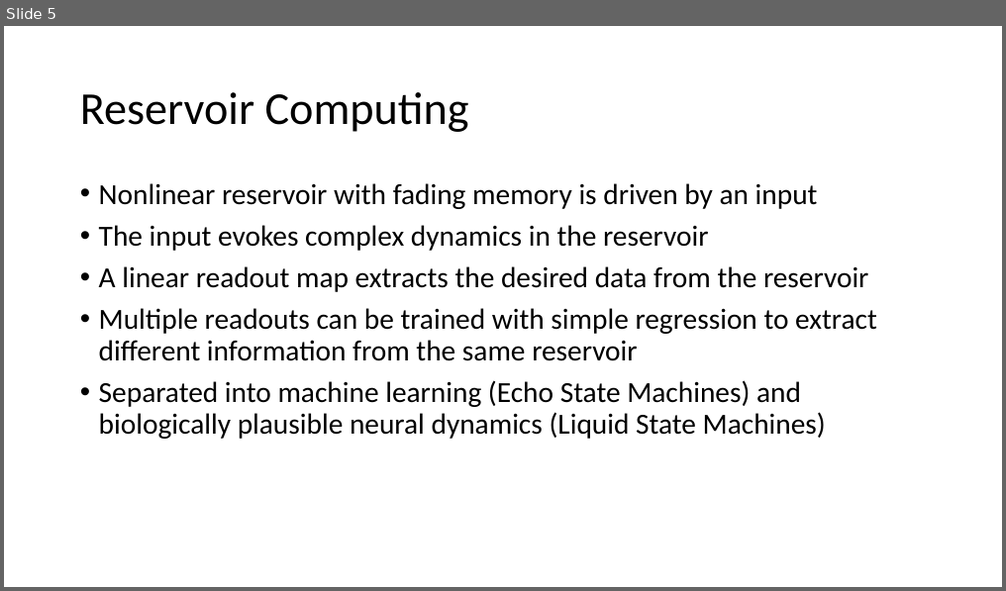
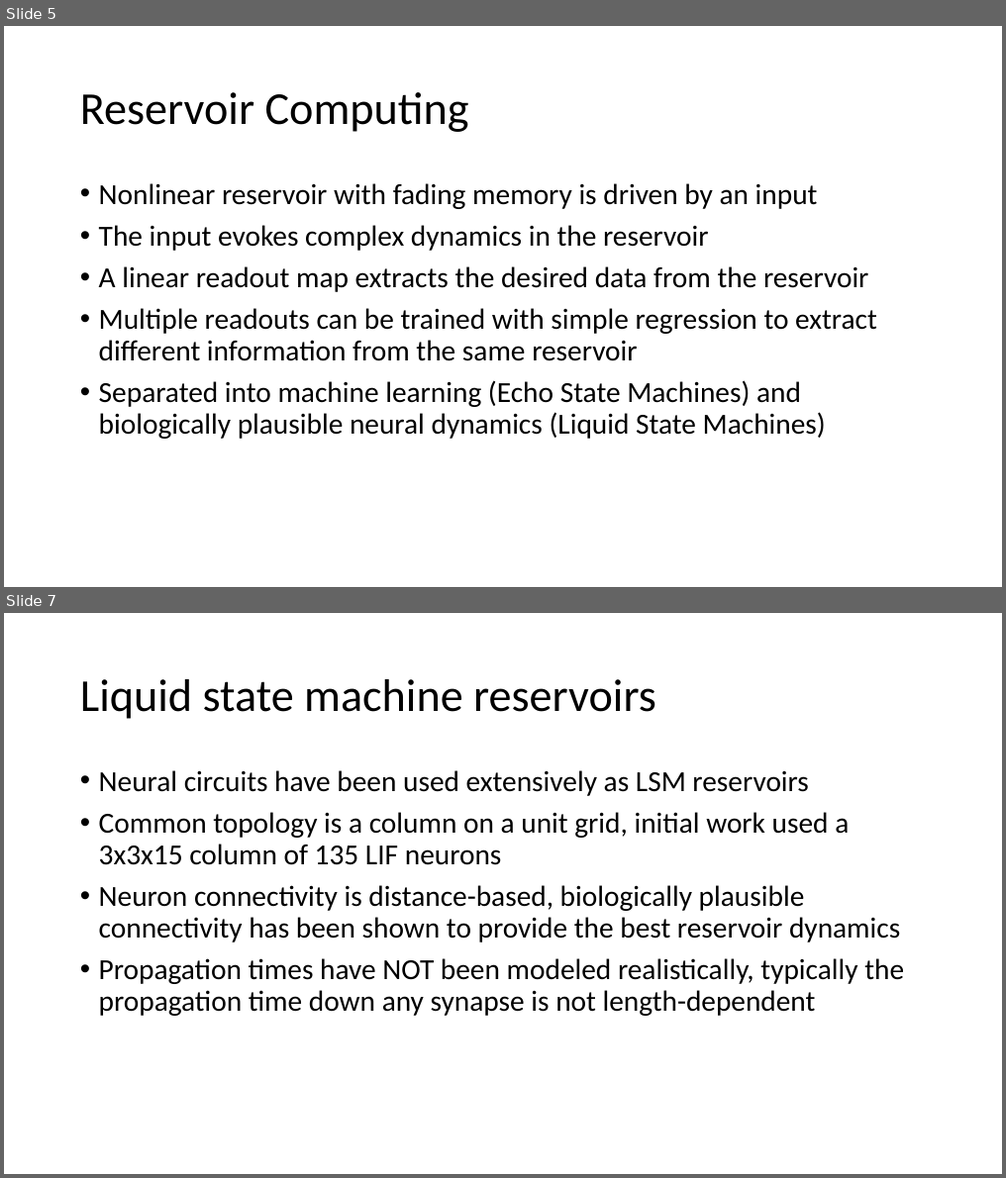
Before and after one commit to vbaker145/neuron, a slide deck: thesis/Thesis Plan.pptx. Shown one above the other, each under a label of ours: slide 5 before the commit, slides 5 and 7 after it; the slides between them are not shown. The pictures are 1006x591 and 1006x1178 pixels, drawn with LibreOffice and Linux fonts; fonts in the diff are those of the drawing. Boxes give left, top, right and bottom in pixels: in the first picture for what was removed or moved away, otherwise in the second. Text is boxed around its words. In the diff, an @@ line names an element or a change of style, - is before the commit and + after.

Commit message:
Updated column delays

```diff
--- a/thesis/Thesis Plan.pptx
+++ b/thesis/Thesis Plan.pptx
@@ slide 7 added at (4, 613, 1002, 1174), background #FFFFFF @@
@@ title added at (80, 679, 656, 719), 44 pt, text #000000 @@
+Liquid state machine reservoirs
@@ text added at (99, 770, 904, 1016), 28 pt, text #000000 @@
+• Neural circuits have been used extensively as LSM reservoirs
+• Common topology is a column on a unit grid, initial work used a 3x3x15 column of 135 LIF neurons
+• Neuron connectivity is distance-based, biologically plausible connectivity has been shown to provide the best reservoir dynamics
+• Propagation times have NOT been modeled realistically, typically the propagation time down any synapse is not length-dependent
```
Also in this commit, not shown: 4 slides changed, 3 other slides added, 7 other files.
